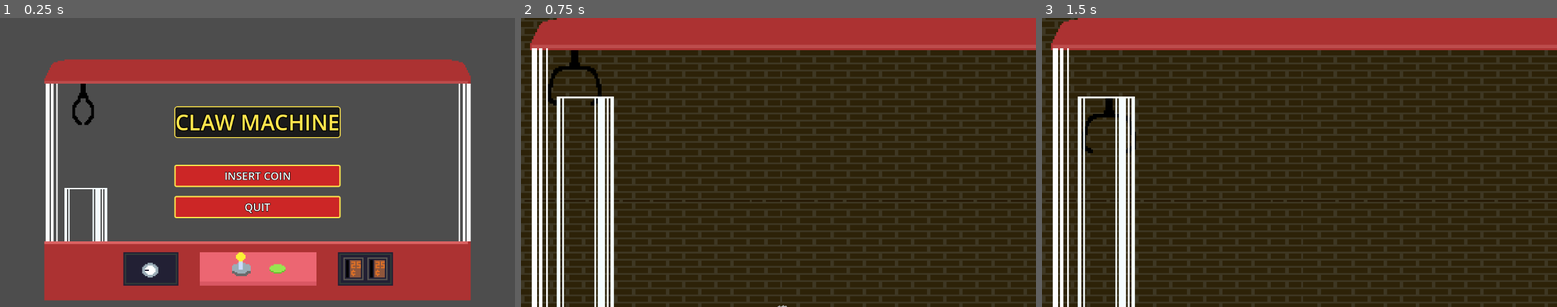
Above: before the commit, frames 1-3 (left to right).
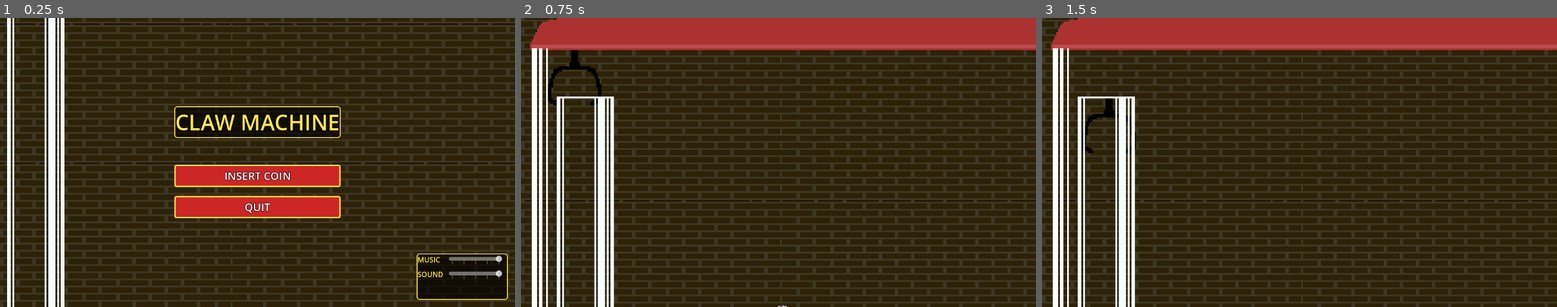
Above: after the commit, the same moments.

Repository: Jossulus/gamedevjs-jam
Game: Godot game, scene res://Scenes/main_menu.tscn
Same seed, same stepped clock (60 frames per second), same inputs: the game is played once before the commit and once after it.
Inputs (mouse positions are in pixels of both pictures, inside the frame that each line leads up to):
- Up to frame 1 (0.25 s): no input
- Up to frame 2 (0.75 s): click "INSERT COIN" at 0.5 s
- Up to frame 3 (1.5 s): tap Enter at 1.25 s; move the mouse to (1412, 148) at 1.27 s; hold D (claw_right) from 1.28 s (still down); click (1412, 148) at 1.35 s

The runs differ from the first frame. In frame 1, 91% of the frame differs, in the area x 0-100%, y 0-100%; in frame 2, nothing differs; in frame 3, nothing differs.

Commit message:
Update main menu to match latest game scene + add audio settings
- Swap to arcadeMachineTallOnly.png and bgOnly360x360.png backgrounds
- Update claw position to (-130, -146) and camera zoom to 4x
- Add audio settings panel (bottom-right) with Music and Sound sliders
- Each slider has 5 notches (0-4), defaults to max volume

Co-Authored-By: Claude Sonnet 4.6 <noreply@anthropic.com>

Diff:
--- a/gamedev.js-entry/Scenes/main_menu.gd
+++ b/gamedev.js-entry/Scenes/main_menu.gd
@@ -4,10 +4,15 @@
 	print("MainMenu loaded successfully")
 
 func _on_start_pressed() -> void:
-	print("START button pressed - attempting to load game scene")
-	var result = get_tree().change_scene_to_file("res://Scenes/game.tscn")
-	if result != OK:
-		print("ERROR: Failed to load game scene. Error code: ", result)
+	get_tree().change_scene_to_file("res://Scenes/game.tscn")
 
 func _on_quit_pressed() -> void:
 	get_tree().quit()
+
+func _on_music_slider_changed(value: float) -> void:
+	var db := linear_to_db(value / 4.0) if value > 0 else -80.0
+	AudioServer.set_bus_volume_db(AudioServer.get_bus_index("Master"), db)
+
+func _on_sound_slider_changed(value: float) -> void:
+	var db := linear_to_db(value / 4.0) if value > 0 else -80.0
+	AudioServer.set_bus_volume_db(AudioServer.get_bus_index("Master"), db)
--- a/gamedev.js-entry/Scenes/main_menu.tscn
+++ b/gamedev.js-entry/Scenes/main_menu.tscn
@@ -1,11 +1,12 @@
-[gd_scene load_steps=8 format=3]
+[gd_scene load_steps=10 format=3]
 
 [ext_resource type="Script" path="res://Scenes/main_menu.gd" id="1"]
-[ext_resource type="Texture2D" uid="uid://bl4t6gcprkaov" path="res://Objects/Arcade/WideArcadeBG320x180.png" id="2"]
-[ext_resource type="Texture2D" uid="uid://kup2501xosu4" path="res://Objects/Claw/Claw1.png" id="3"]
+[ext_resource type="Texture2D" uid="uid://caw2nat4ssrd4" path="res://Objects/Arcade/arcadeMachineTallOnly.png" id="2"]
+[ext_resource type="Texture2D" uid="uid://cup7a8xwk2lya" path="res://Objects/Arcade/bgOnly360x360.png" id="3"]
+[ext_resource type="Texture2D" uid="uid://kup2501xosu4" path="res://Objects/Claw/Claw1.png" id="4"]
 
 [sub_resource type="AtlasTexture" id="AtlasTexture_claw"]
-atlas = ExtResource("3")
+atlas = ExtResource("4")
 region = Rect2(224, 0, 32, 32)
 
 [sub_resource type="StyleBoxFlat" id="StyleBoxFlat_button_normal"]
@@ -44,12 +45,31 @@
 corner_radius_bottom_right = 6
 corner_radius_bottom_left = 6
 
+[sub_resource type="StyleBoxFlat" id="StyleBoxFlat_audio_bg"]
+bg_color = Color(0, 0, 0, 0.65)
+border_width_left = 2
+border_width_top = 2
+border_width_right = 2
+border_width_bottom = 2
+border_color = Color(1, 0.9, 0.3, 1)
+corner_radius_top_left = 6
+corner_radius_top_right = 6
+corner_radius_bottom_right = 6
+corner_radius_bottom_left = 6
+
 [node name="MainMenu" type="Node2D"]
 script = ExtResource("1")
 
 [node name="Camera2D" type="Camera2D" parent="."]
-position = Vector2(0, -13)
-zoom = Vector2(3, 3)
+zoom = Vector2(4, 4)
+limit_left = -160
+limit_top = -180
+limit_right = 160
+limit_bottom = 180
+
+[node name="BackgroundOnly" type="Sprite2D" parent="."]
+z_index = -1
+texture = ExtResource("3")
 
 [node name="Arcade" type="Sprite2D" parent="."]
 z_index = 1
@@ -57,7 +77,7 @@
 
 [node name="ClawSprite" type="Sprite2D" parent="."]
 z_index = 2
-position = Vector2(-130, -56)
+position = Vector2(-130, -146)
 texture = SubResource("AtlasTexture_claw")
 
 [node name="UILayer" type="CanvasLayer" parent="."]
@@ -131,5 +151,70 @@
 theme_override_styles/focus = SubResource("StyleBoxFlat_button_hover")
 text = "QUIT"
 
+[node name="AudioPanel" type="PanelContainer" parent="UILayer/UI"]
+layout_mode = 1
+anchors_preset = 4
+anchor_left = 1.0
+anchor_top = 1.0
+anchor_right = 1.0
+anchor_bottom = 1.0
+offset_left = -220.0
+offset_top = -120.0
+offset_right = -16.0
+offset_bottom = -16.0
+grow_horizontal = 0
+grow_vertical = 0
+theme_override_styles/panel = SubResource("StyleBoxFlat_audio_bg")
+
+[node name="VBox" type="VBoxContainer" parent="UILayer/UI/AudioPanel"]
+layout_mode = 2
+theme_override_constants/separation = 10
+
+[node name="MusicRow" type="HBoxContainer" parent="UILayer/UI/AudioPanel/VBox"]
+layout_mode = 2
+theme_override_constants/separation = 10
+
+[node name="MusicLabel" type="Label" parent="UILayer/UI/AudioPanel/VBox/MusicRow"]
+custom_minimum_size = Vector2(60, 0)
+layout_mode = 2
+theme_override_colors/font_color = Color(1, 0.9, 0.3, 1)
+theme_override_font_sizes/font_size = 16
+text = "MUSIC"
+vertical_alignment = 1
+
+[node name="MusicSlider" type="HSlider" parent="UILayer/UI/AudioPanel/VBox/MusicRow"]
+custom_minimum_size = Vector2(120, 20)
+layout_mode = 2
+min_value = 0.0
+max_value = 4.0
+step = 1.0
+value = 4.0
+tick_count = 5
+ticks_on_borders = true
+
+[node name="SoundRow" type="HBoxContainer" parent="UILayer/UI/AudioPanel/VBox"]
+layout_mode = 2
+theme_override_constants/separation = 10
+
+[node name="SoundLabel" type="Label" parent="UILayer/UI/AudioPanel/VBox/SoundRow"]
+custom_minimum_size = Vector2(60, 0)
+layout_mode = 2
+theme_override_colors/font_color = Color(1, 0.9, 0.3, 1)
+theme_override_font_sizes/font_size = 16
+text = "SOUND"
+vertical_alignment = 1
+
+[node name="SoundSlider" type="HSlider" parent="UILayer/UI/AudioPanel/VBox/SoundRow"]
+custom_minimum_size = Vector2(120, 20)
+layout_mode = 2
+min_value = 0.0
+max_value = 4.0
+step = 1.0
+value = 4.0
+tick_count = 5
+ticks_on_borders = true
+
 [connection signal="pressed" from="UILayer/UI/CenterContainer/VBoxContainer/StartButton" to="." method="_on_start_pressed"]
 [connection signal="pressed" from="UILayer/UI/CenterContainer/VBoxContainer/QuitButton" to="." method="_on_quit_pressed"]
+[connection signal="value_changed" from="UILayer/UI/AudioPanel/VBox/MusicRow/MusicSlider" to="." method="_on_music_slider_changed"]
+[connection signal="value_changed" from="UILayer/UI/AudioPanel/VBox/SoundRow/SoundSlider" to="." method="_on_sound_slider_changed"]
